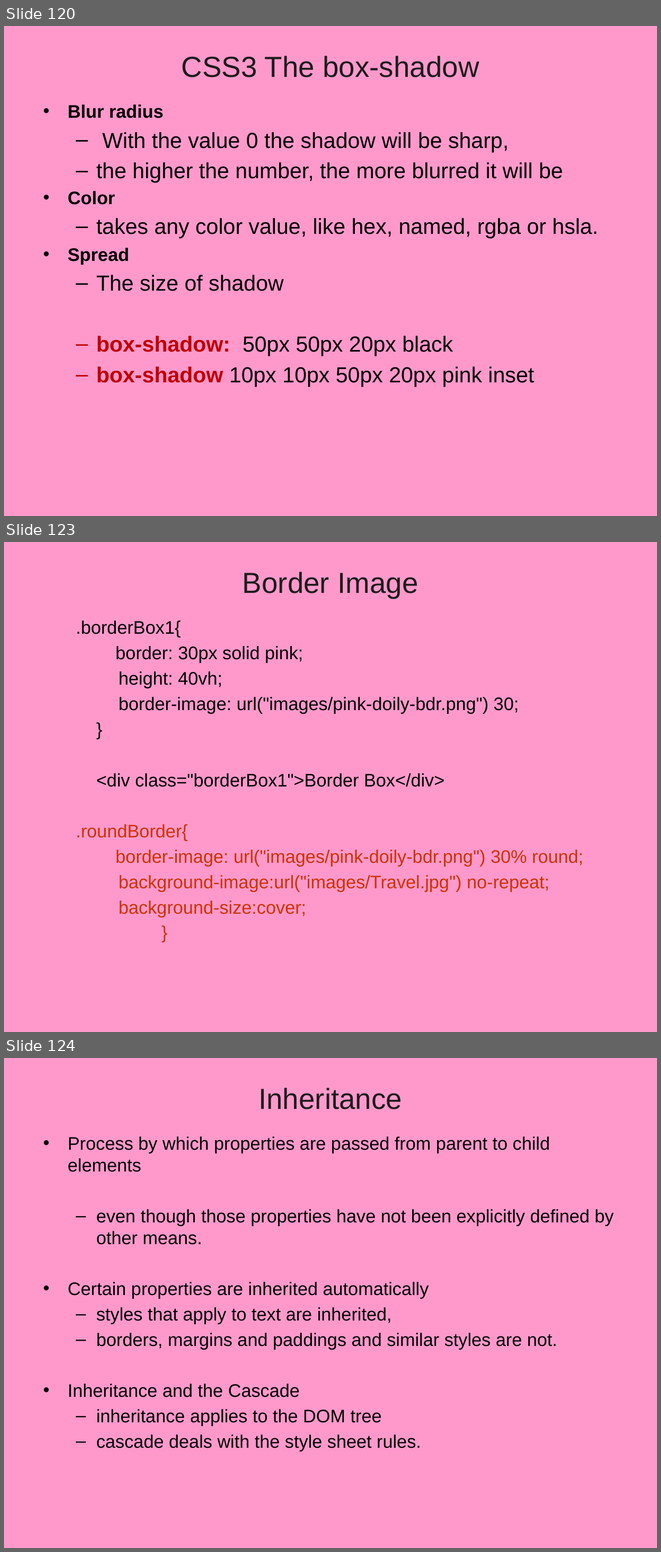
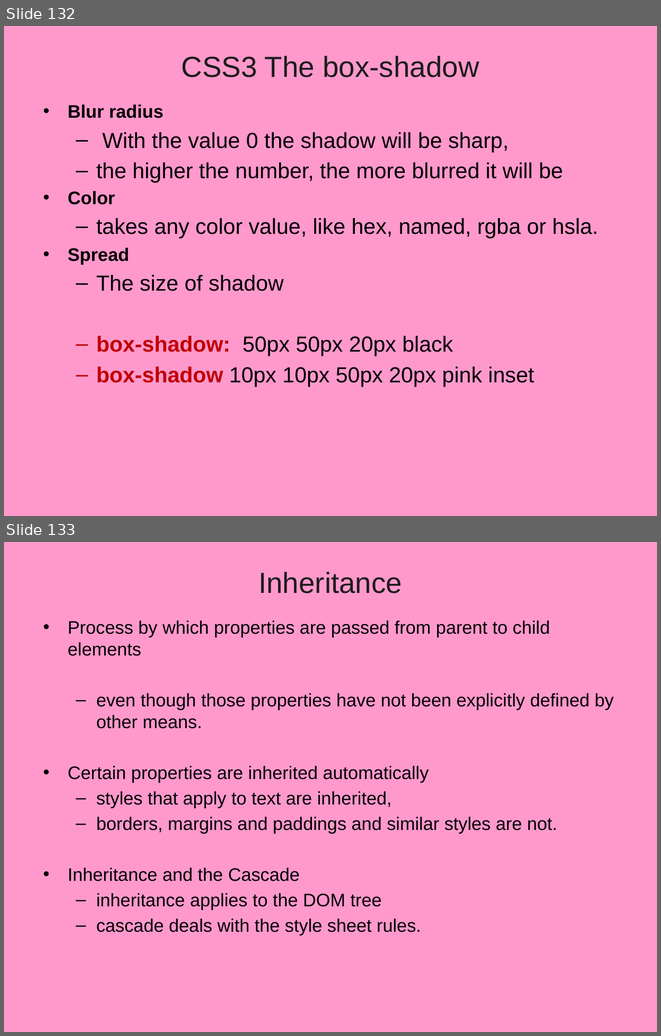
Before and after one commit to vatsanTraining/ui_june_2024, a slide deck: CSS_2024.pptx. Shown one above the other, each under a label of ours: slides 120, 123 and 124 before the commit, slides 132 and 133 after it; the slides between them are not shown. The pictures are 661x1552 and 661x1036 pixels, drawn with LibreOffice and Linux fonts; fonts in the diff are those of the drawing; background and template pictures are left out. Boxes give left, top, right and bottom in pixels: in the first picture for what was removed or moved away, otherwise in the second. Text is boxed around its words. In the diff, an @@ line names an element or a change of style, - is before the commit and + after.

```diff
--- a/CSS_2024.pptx
+++ b/CSS_2024.pptx
@@ slide 123 removed at (4, 542, 657, 1032), background picture (left out) @@
@@ title removed at (242, 572, 418, 598) @@
-Border Image
@@ text removed at (76, 620, 583, 917) @@
-  .borderBox1{
-    border: 30px solid pink;
-    height: 40vh;
-    border-image: url("images/pink-doily-bdr.png") 30;
-  }
-  <div class="borderBox1">Border Box</div>
-  .roundBorder{
-    border-image: url("images/pink-doily-bdr.png") 30% round;
-    background-image:url("images/Travel.jpg") no-repeat;
-    background-size:cover;
-  }
@@ what was slide 120 is now slide 132 @@
@@ what was slide 124 is now slide 133 @@
```
Also in this commit, not shown: 3 slides changed, 8 slides added, 5 other slides removed, 24 other files.
